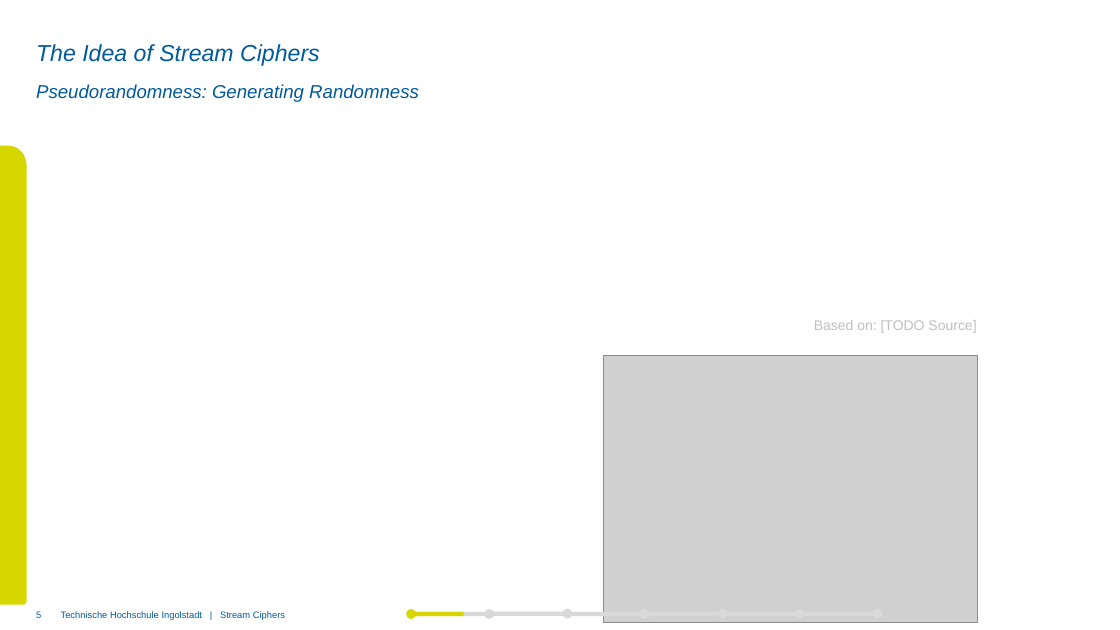
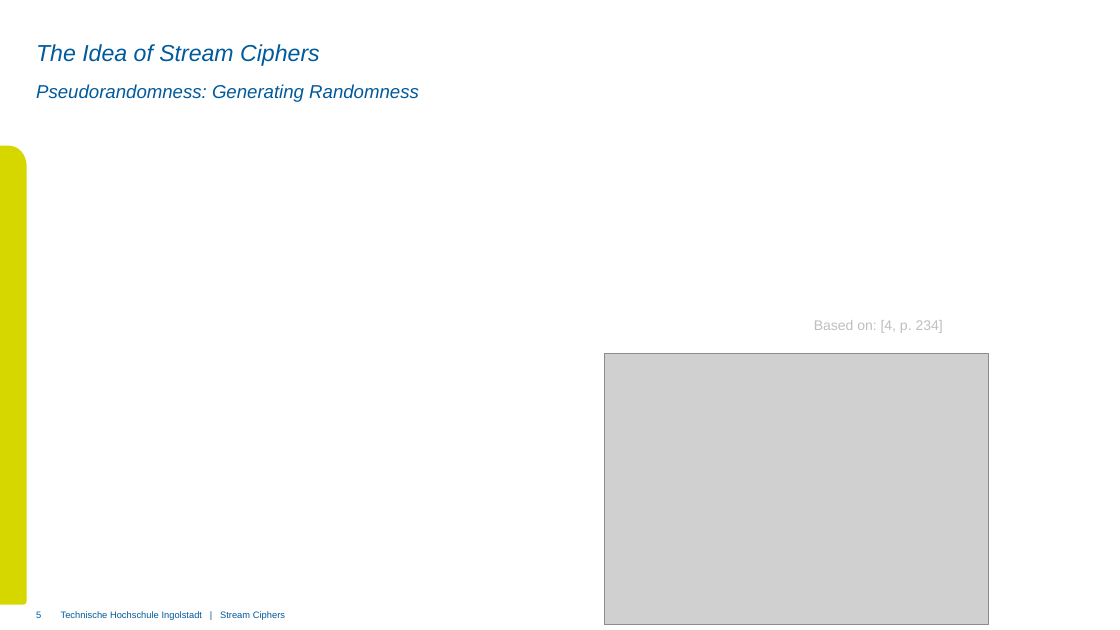
Before and after one commit to xThale/crypto-stream-ciphers, a slide deck: slide 5 of Präsentation/Presentation Unmerged Carl.pptx. Drawn at 1120x630 pixels with LibreOffice and Linux fonts; fonts in the diff are those of the drawing; grey boxes stand for pictures; background and template pictures are left out. Boxes give left, top, right and bottom in pixels: in the first picture for what was removed or moved away, otherwise in the second. Text is boxed around its words. In the diff, an @@ line names an element or a change of style, - is before the commit and + after.

```diff
--- a/Präsentation/Presentation Unmerged Carl.pptx
+++ b/Präsentation/Presentation Unmerged Carl.pptx
@@ text at (x1=814, y1=320, x2=943, y2=333): text changed @@
-Based on: [TODO Source]
+Based on: [4, p. 234]
@@ picture resized from (x1=603, y1=355, x2=977, y2=623) to (x1=605, y1=354, x2=989, y2=625) @@
@@ ellipse removed at (x1=407, y1=609, x2=417, y2=619) @@
@@ rectangle removed at (x1=411, y1=612, x2=488, y2=616) @@
@@ rectangle removed at (x1=413, y1=612, x2=439, y2=616) @@
@@ rectangle removed at (x1=438, y1=612, x2=464, y2=616) @@
@@ ellipse removed at (x1=485, y1=609, x2=495, y2=619) @@
@@ rectangle removed at (x1=489, y1=612, x2=566, y2=616) @@
@@ ellipse removed at (x1=563, y1=609, x2=573, y2=619) @@
@@ rectangle removed at (x1=566, y1=612, x2=644, y2=616) @@
```
Also in this commit, not shown: 9 other slides changed, 45 slides removed.
